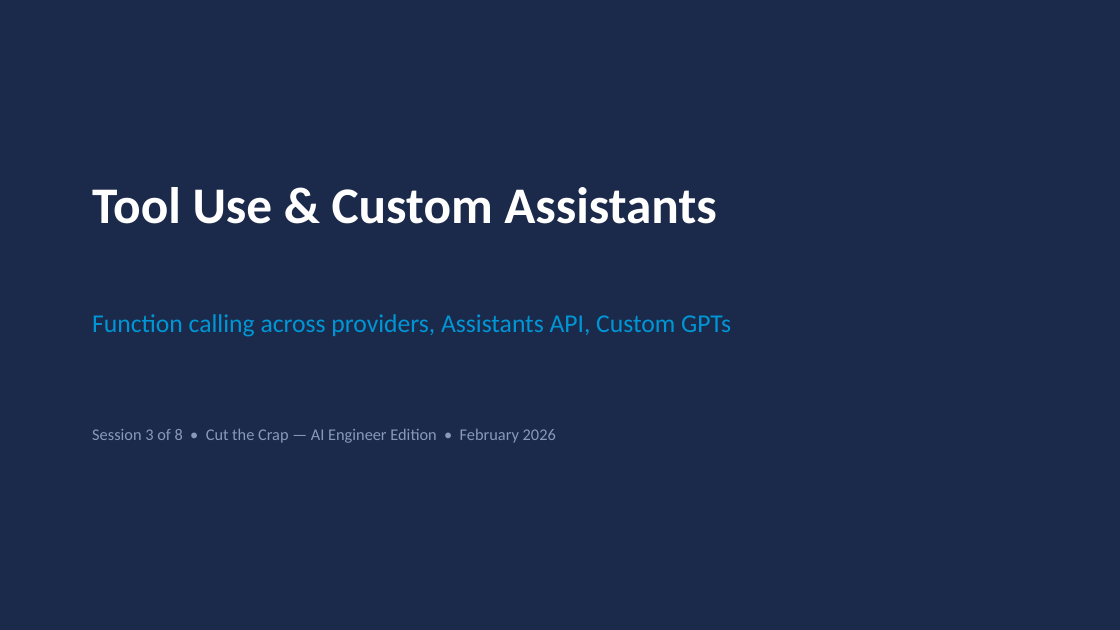
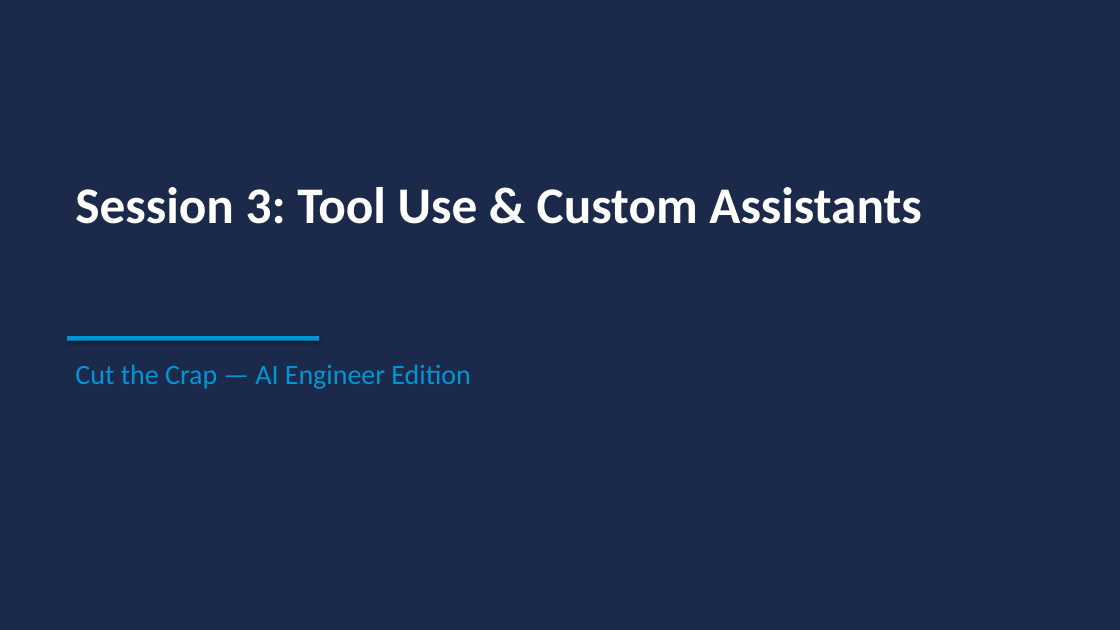
Before and after one commit to toroleapinc/cut-the-crap, a slide deck: slide 1 of developer/session-3/session-3-tool-use.pptx. Drawn at 1120x630 pixels with LibreOffice and Linux fonts; fonts in the diff are those of the drawing. Boxes give left, top, right and bottom in pixels: in the first picture for what was removed or moved away, otherwise in the second. Text is boxed around its words. In the diff, an @@ line names an element or a change of style, - is before the commit and + after.

```diff
--- a/developer/session-3/session-3-tool-use.pptx
+++ b/developer/session-3/session-3-tool-use.pptx
@@ text at (75,187,921,224): text changed @@
-Tool Use & Custom Assistants
+Session 3: Tool Use & Custom Assistants
@@ text removed at (92,314,731,337) @@
-Function calling across providers, Assistants API, Custom GPTs
@@ rectangle added at (67,336,319,341), fill #0096D6 @@
@@ text at (75,364,470,389): text changed; size 14 to 24 pt; text colour #8899BB to #0096D6 @@
-Session 3 of 8 • Cut the Crap — AI Engineer Edition • February 2026
+Cut the Crap — AI Engineer Edition
```
Also in this commit, not shown: 2 other slides changed, 9 slides added, 9 slides removed, 7 other files.
